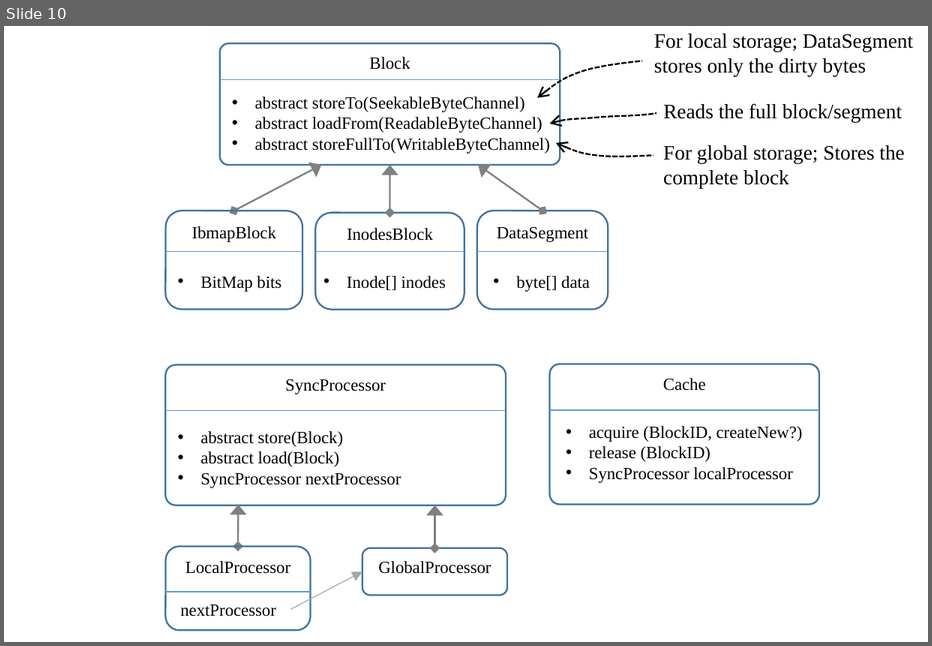
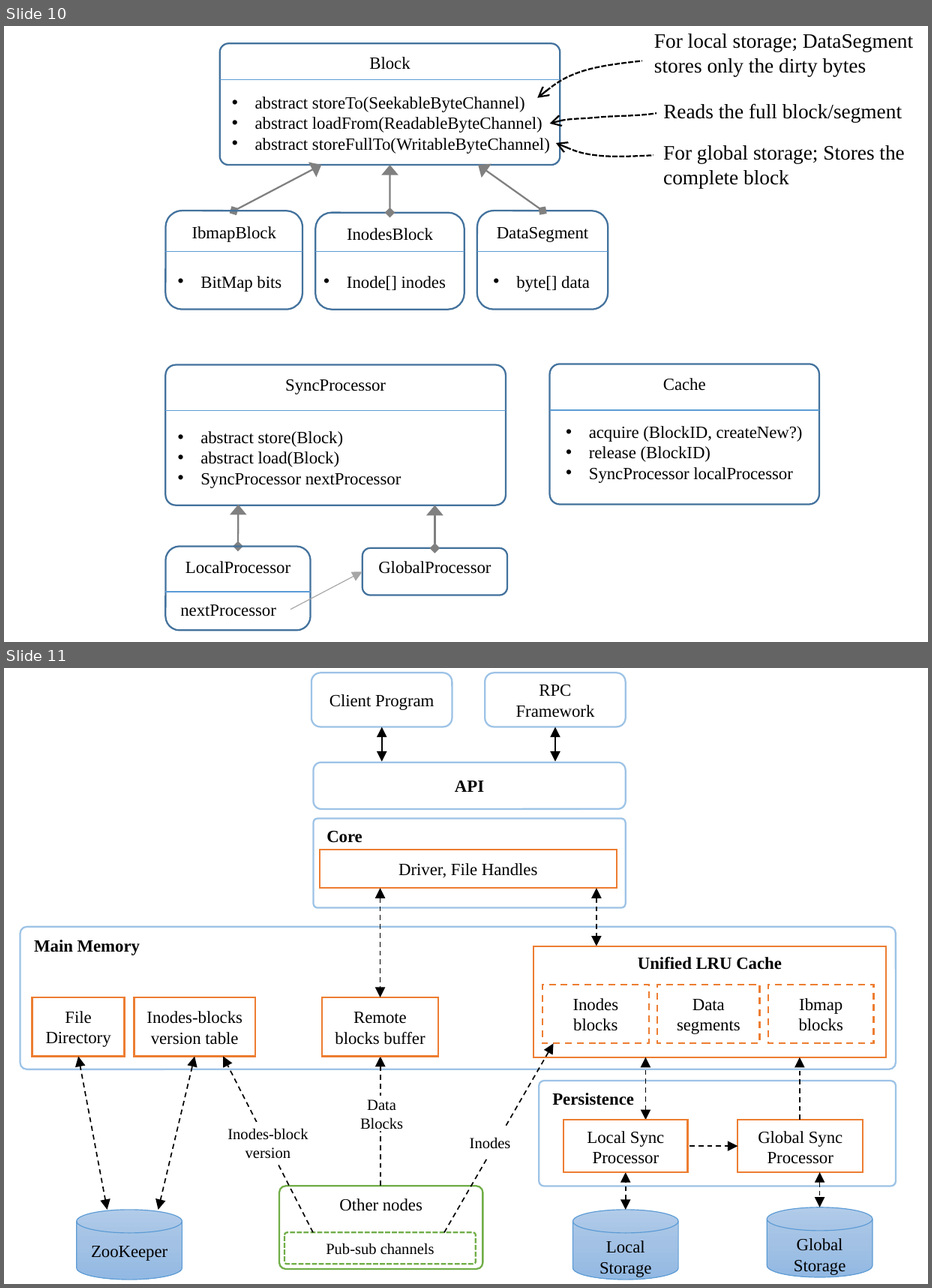
Before and after one commit to smash-bi/kawkab, a slide deck: docs/design/figures/fs-design.pptx. Shown one above the other, each under a label of ours: slide 10 before the commit, slides 10 and 11 after it. The pictures are 932x646 and 932x1288 pixels, drawn with LibreOffice and Linux fonts; fonts in the diff are those of the drawing. Boxes give left, top, right and bottom in pixels: in the first picture for what was removed or moved away, otherwise in the second. Text is boxed around its words. In the diff, an @@ line names an element or a change of style, - is before the commit and + after.

```diff
--- a/docs/design/figures/fs-design.pptx
+++ b/docs/design/figures/fs-design.pptx
@@ slide 11 added at box(4, 668, 928, 1284), background #FFFFFF @@
@@ group added at box(20, 673, 896, 1280): 10 rectangles, 9 double arrows, 8 rounded rectangles, 5 arrows, 3 cylinders, 3 texts @@
+Persistence
+Local Storage
+Client Program
+RPC Framework
+Main Memory
+ZooKeeper
+Global Storage
+Inodes-blocks version table
+Data segments
+Inodes blocks
+API
+Core
+Driver, File Handles
+Unified LRU Cache
+Global Sync Processor
+Local Sync Processor
+File Directory
+Other nodes
+Remote blocks buffer
+Data Blocks
+Ibmap blocks
+Pub-sub channels
+Inodes-block version
+Inodes
```
Also in this commit, not shown: 1 other slide added, 1 slide removed, 4 other files.
